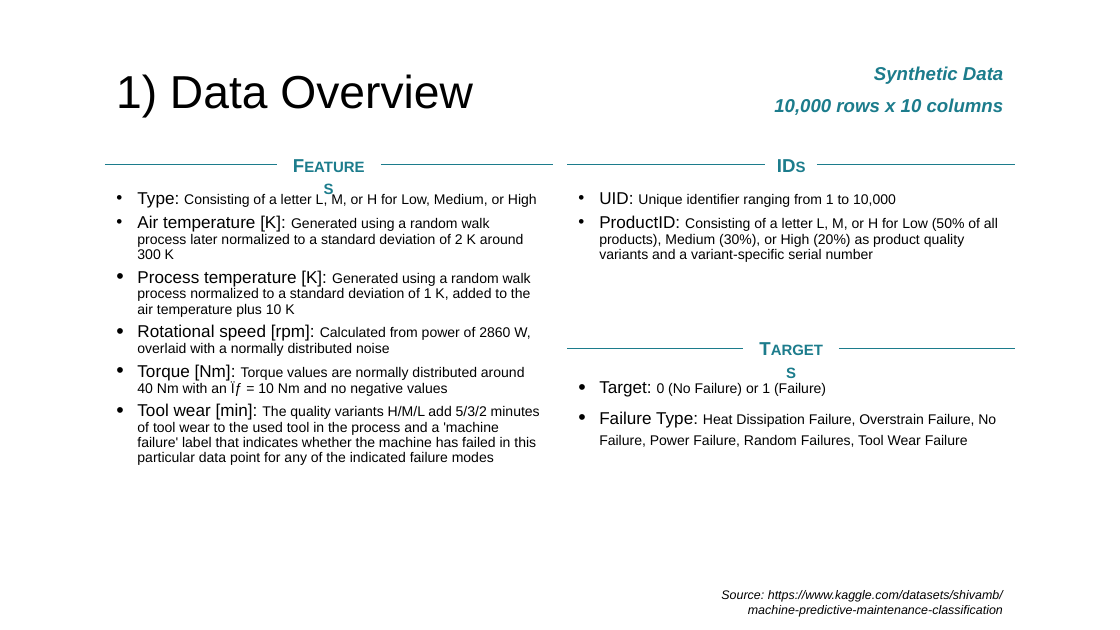
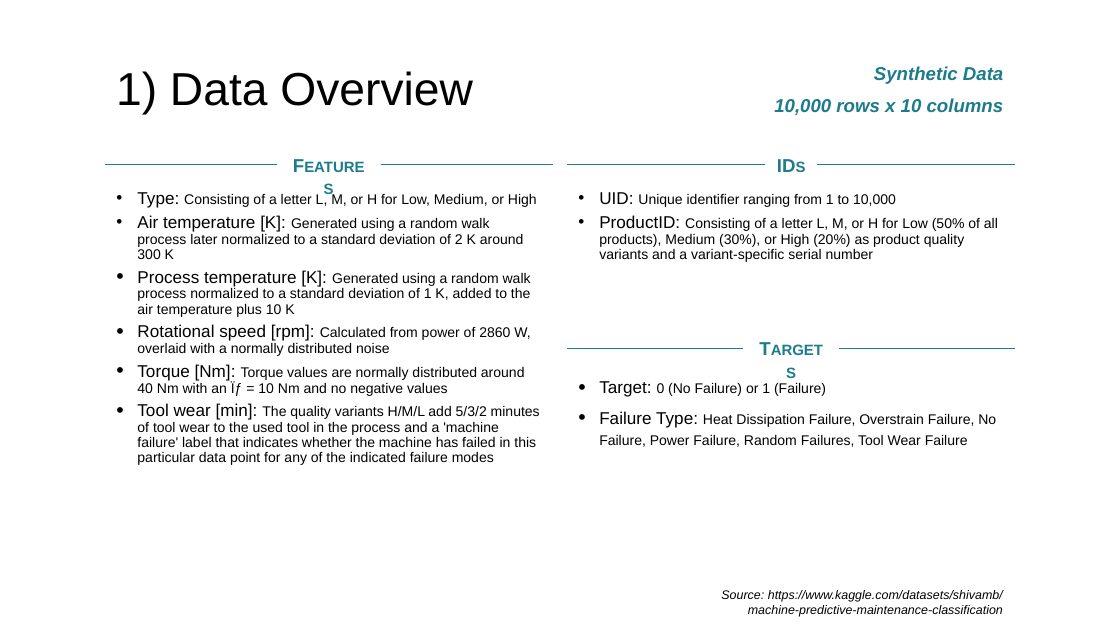
Before and after one commit to lnyousif/machine-maintenance, a slide deck: slide 3 of presentation/Machine Maintenance Analysis v2.pptx. Drawn at 1120x630 pixels with LibreOffice and Linux fonts; fonts in the diff are those of the drawing. Boxes give left, top, right and bottom in pixels: in the first picture for what was removed or moved away, otherwise in the second. Text is boxed around its words. In the diff, an @@ line names an element or a change of style, - is before the commit and + after.

```diff
--- a/presentation/Machine Maintenance Analysis v2.pptx
+++ b/presentation/Machine Maintenance Analysis v2.pptx
@@ title "1) Data Overview" at box(116, 71, 473, 115): vertical alignment top to middle @@
```
Also in this commit, not shown: 6 other slides changed.
